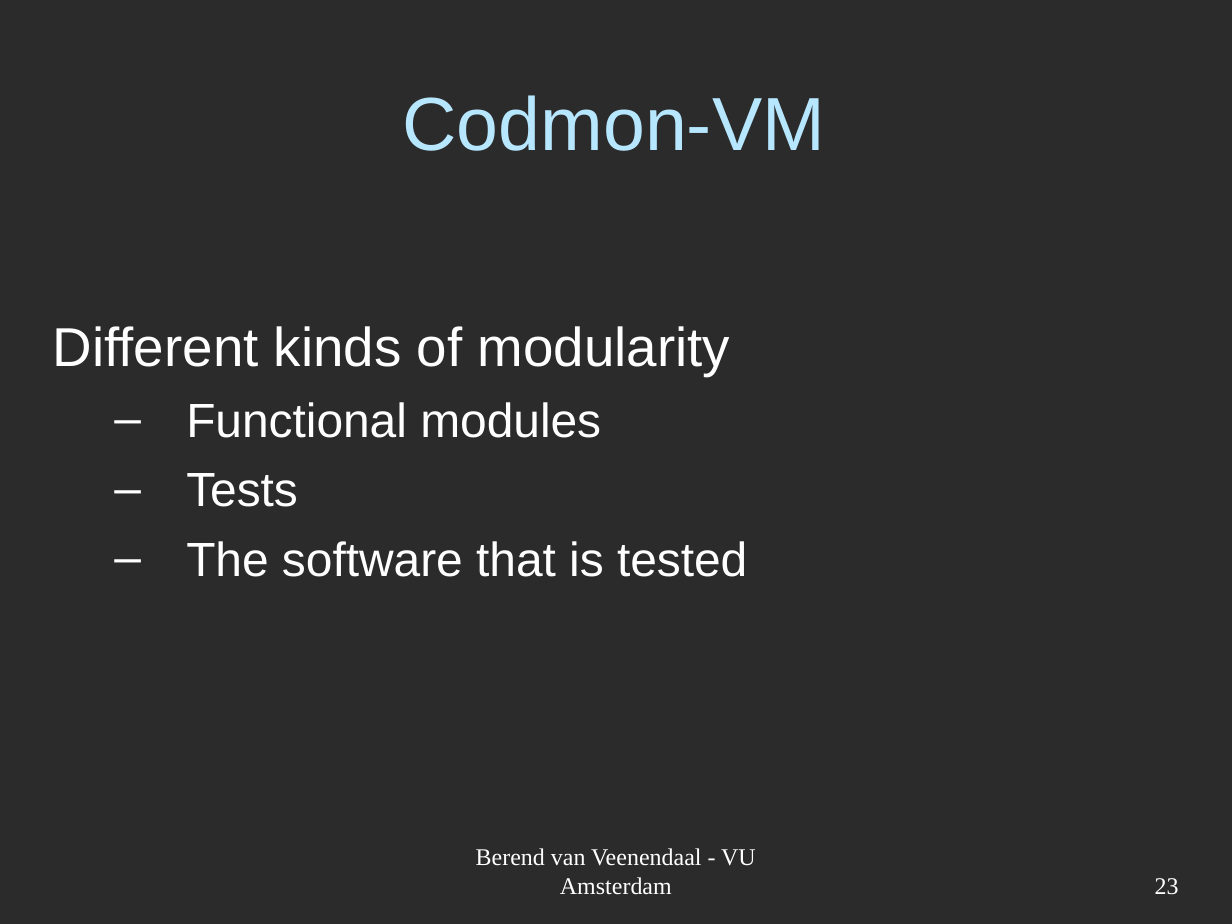
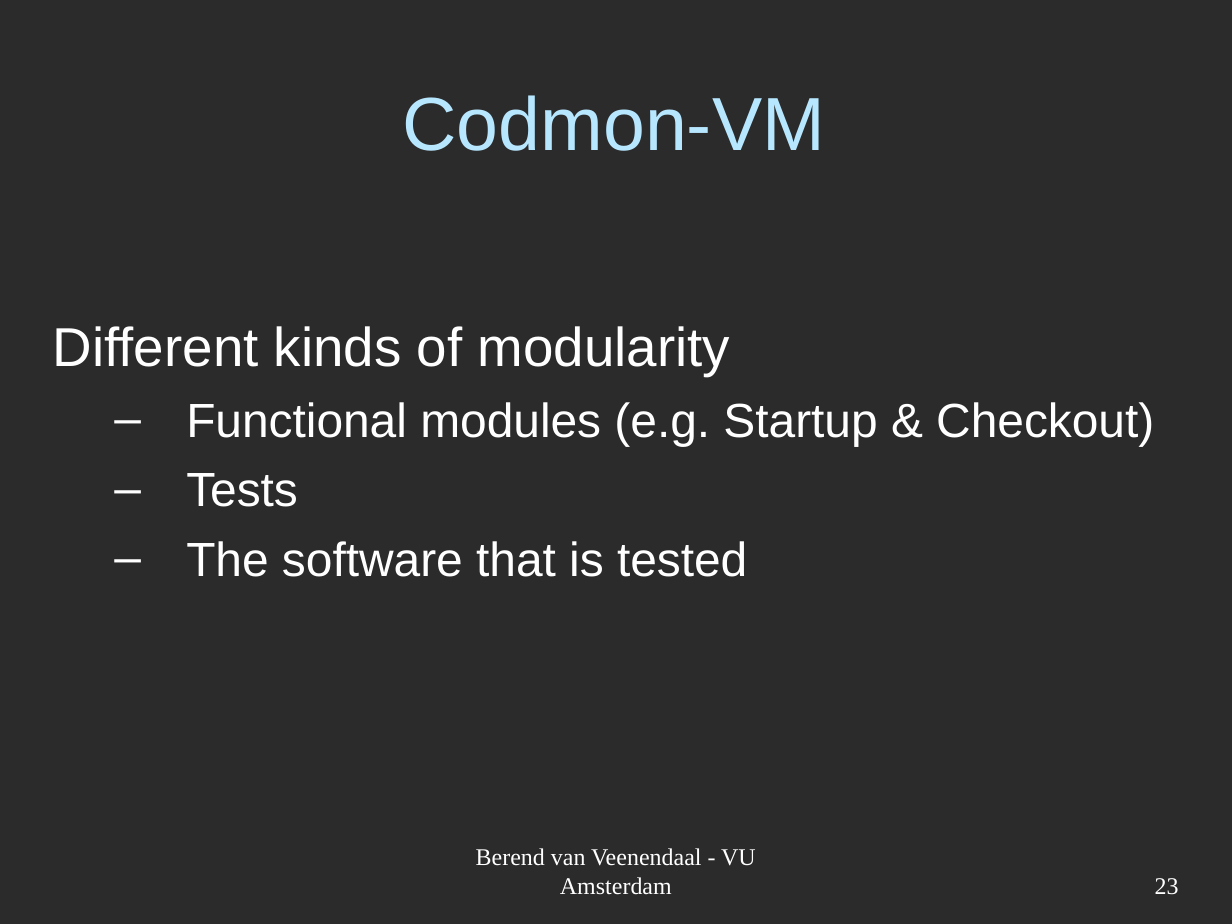
Before and after one commit to JungleComputing/codmon, a slide deck: slide 23 of doc/report/Codmon-VM.ppt. Drawn at 1232x924 pixels with LibreOffice and Linux fonts; fonts in the diff are those of the drawing; background and template pictures are left out; a plain dark background stands for a picture behind light text. Boxes give left, top, right and bottom in pixels: in the first picture for what was removed or moved away, otherwise in the second. Text is boxed around its words. In the diff, an @@ line names an element or a change of style, - is before the commit and + after.

```diff
--- a/doc/report/Codmon-VM.ppt
+++ b/doc/report/Codmon-VM.ppt
@@ text at [186, 402, 1154, 446]: text changed @@
-  – Functional modules
+  – Functional modules (e.g. Startup & Checkout)
```
Also in this commit, not shown: 11 slides added.
